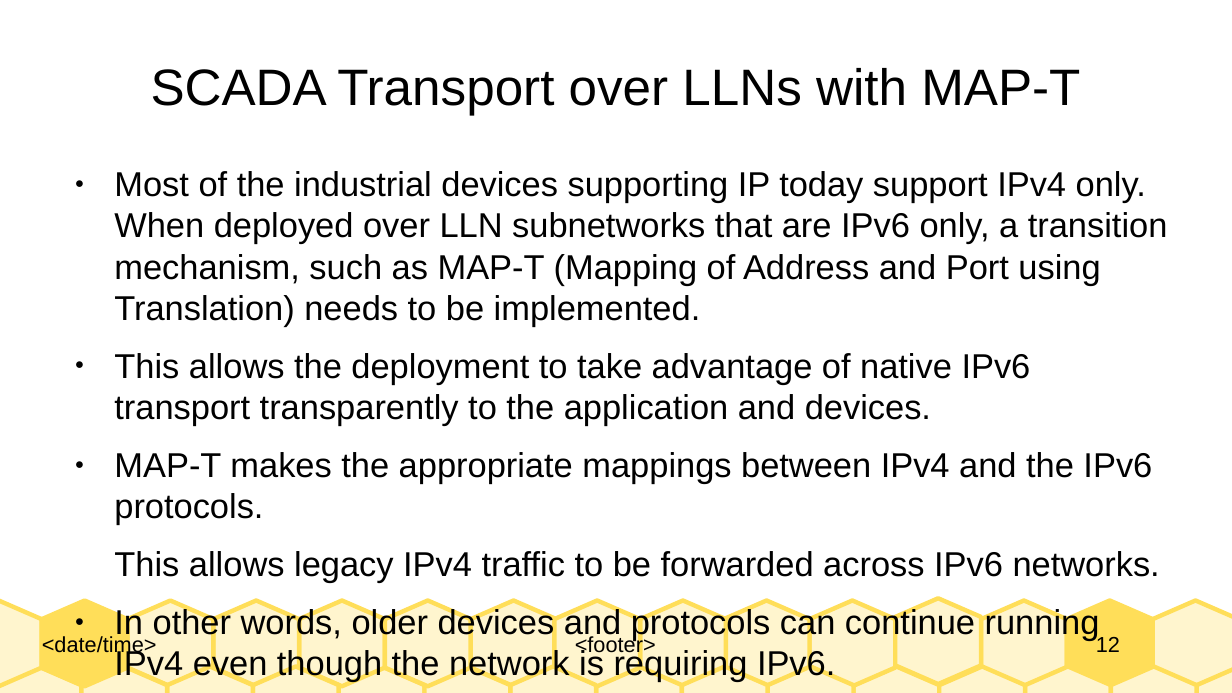
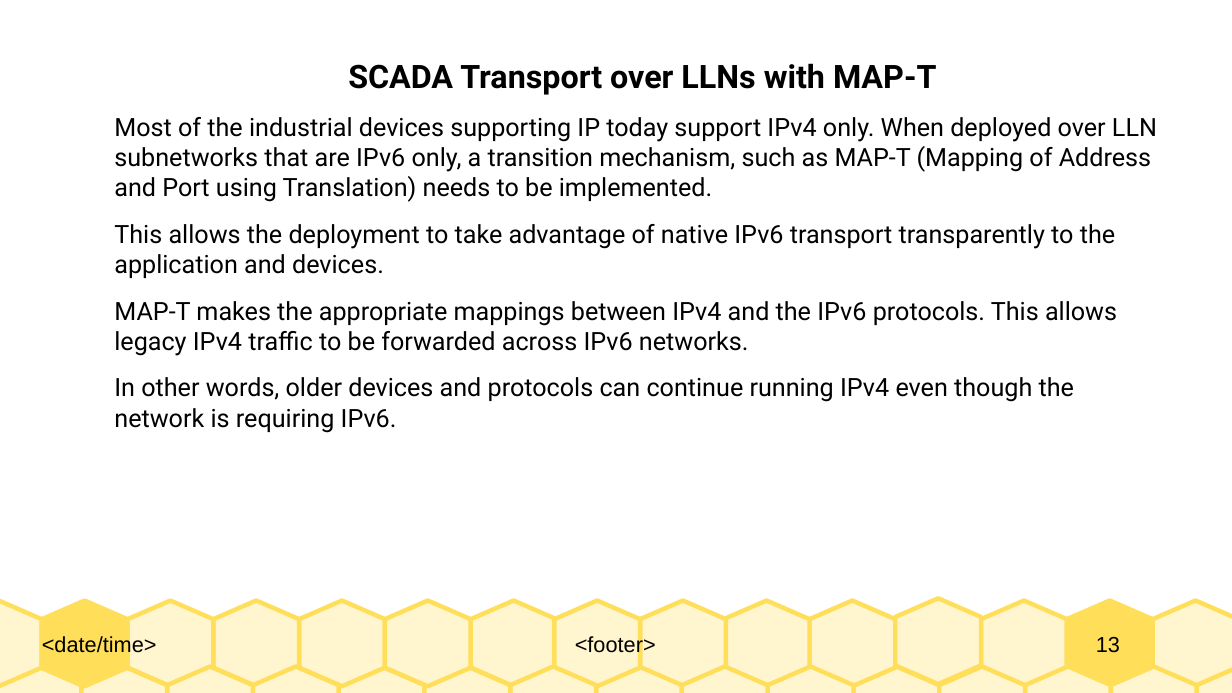
Before and after one commit to Dihfahsih1/Masters-Software-Engineering, a slide deck: slide 13 of yr-sem1/IoT/chapter-6-slides.odp (slide 12 before the commit). Drawn at 1232x693 pixels with LibreOffice and Linux fonts; fonts in the diff are those of the drawing. Boxes give left, top, right and bottom in pixels: in the first picture for what was removed or moved away, otherwise in the second. Text is boxed around its words. In the diff, an @@ line names an element or a change of style, - is before the commit and + after.

```diff
--- a/yr-sem1/IoT/chapter-6-slides.odp
+++ b/yr-sem1/IoT/chapter-6-slides.odp
@@ text "SCADA Transport over LLNs with ..." moved from (x1=114, y1=171, x2=1168, y2=682) to (x1=114, y1=63, x2=1157, y2=433) @@
@@ title removed at (x1=151, y1=68, x2=1080, y2=116) @@
-SCADA Transport over LLNs with MAP-T
@@ text at (x1=348, y1=63, x2=936, y2=95): paragraph added @@
+SCADA Transport over LLNs with MAP-T
@@ text at (x1=114, y1=117, x2=1157, y2=433): size 22.2 to 16.2 pt, font Arial to Roboto in "Most of the industrial devices supporting IP ...", "This allows the deployment to take advantage ...", "In other words, older devices and protocols ..."; bullet ● to none @@
@@ text at (x1=114, y1=301, x2=1117, y2=356): text changed; size 22.2 to 16.2 pt; font Arial to Roboto @@
-● MAP-T makes the appropriate mappings between IPv4 and the IPv6 protocols.
-This allows legacy IPv4 traffic to be forwarded across IPv6 networks.
+MAP-T makes the appropriate mappings between IPv4 and the IPv6 protocols. This allows legacy IPv4 traffic to be forwarded across IPv6 networks.
@@ page number at (x1=1096, y1=637, x2=1120, y2=653): text changed @@
-12
+13
```
Also in this commit, not shown: 11 other slides changed, 6 slides added, 1 slide removed, 7 other files.
